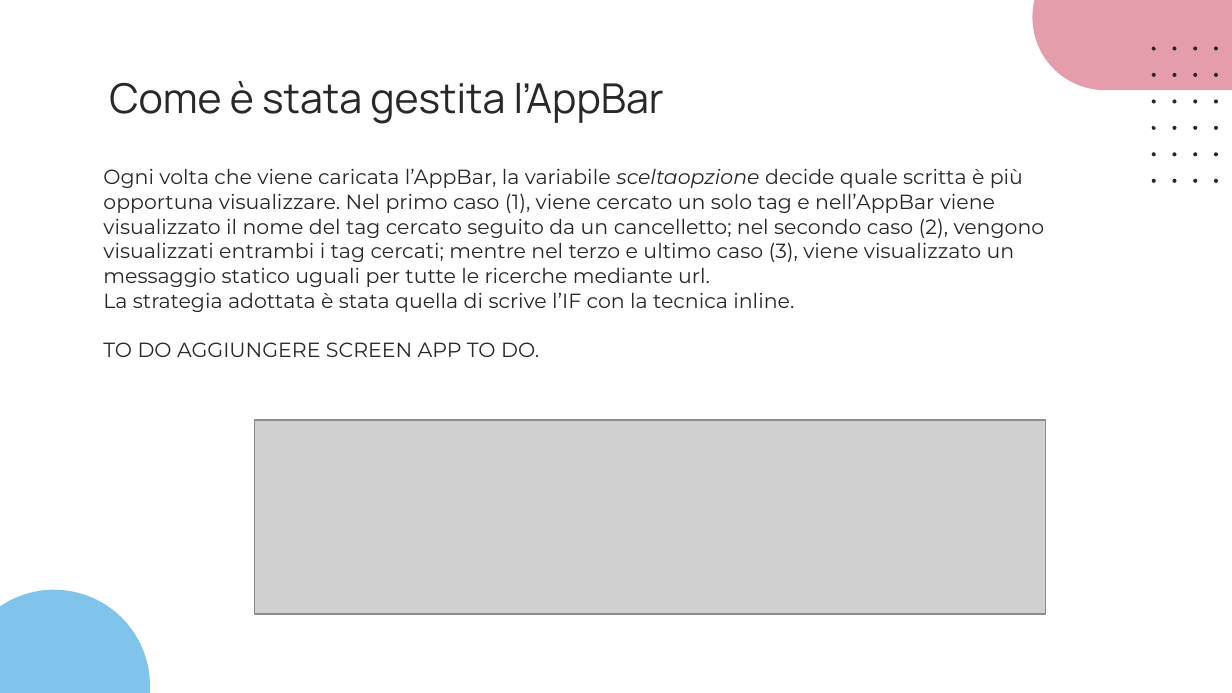
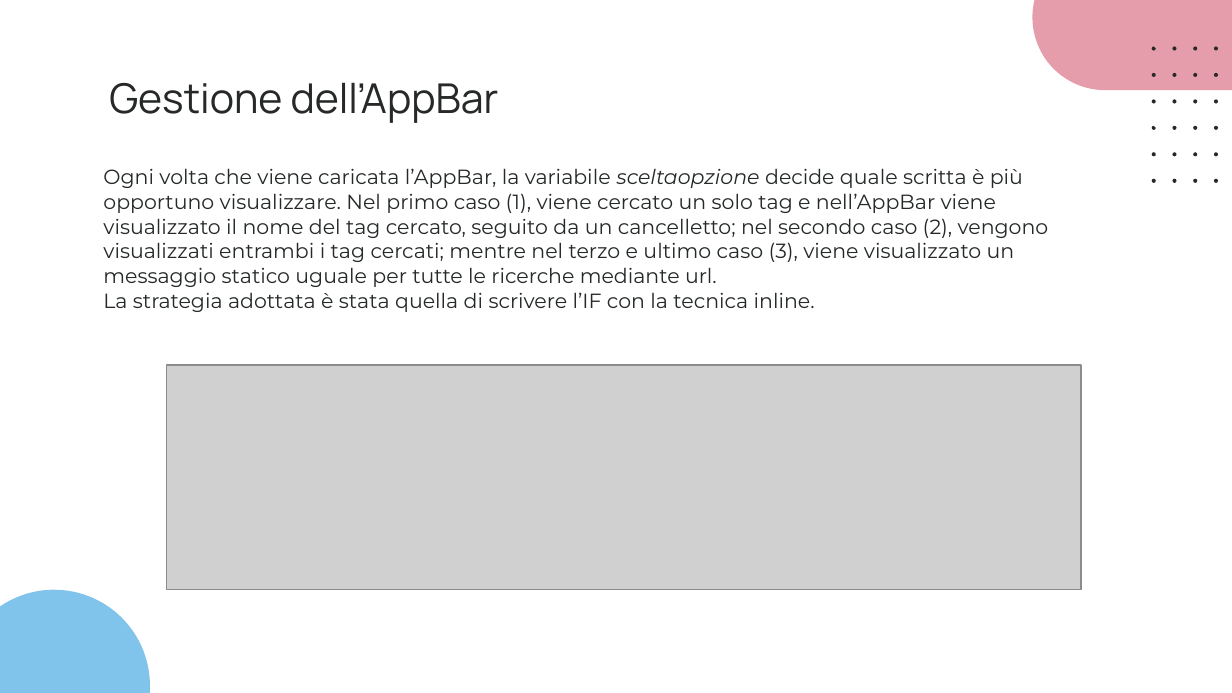
Before and after one commit to slocatelli30/CommuniTEDx, a slide deck: slide 52 of Progetto4.0/CommuniTEDx_4.0.pptx (slide 51 before the commit). Drawn at 1232x693 pixels with LibreOffice and Linux fonts; fonts in the diff are those of the drawing; grey boxes stand for pictures. Boxes give left, top, right and bottom in pixels: in the first picture for what was removed or moved away, otherwise in the second. Text is boxed around its words. In the diff, an @@ line names an element or a change of style, - is before the commit and + after.

```diff
--- a/Progetto4.0/CommuniTEDx_4.0.pptx
+++ b/Progetto4.0/CommuniTEDx_4.0.pptx
@@ title at box(109, 82, 499, 123): text changed @@
-Come è stata gestita l’AppBar
+Gestione dell’AppBar
@@ text at box(103, 168, 1049, 312): text changed @@
-Ogni volta che viene caricata l’AppBar, la variabile sceltaopzione decide quale scritta è più opportuna visualizzare. Nel primo caso (1), viene cercato un solo tag e nell’AppBar viene visualizzato il nome del tag cercato seguito da un cancelletto; nel secondo caso (2), vengono visualizzati entrambi i tag cercati; mentre nel terzo e ultimo caso (3), viene visualizzato un messaggio statico uguali per tutte le ricerche mediante url.
-La strategia adottata è stata quella di scrive l’IF con la tecnica inline.
-TO DO AGGIUNGERE SCREEN APP TO DO.
+Ogni volta che viene caricata l’AppBar, la variabile sceltaopzione decide quale scritta è più opportuno visualizzare. Nel primo caso (1), viene cercato un solo tag e nell’AppBar viene visualizzato il nome del tag cercato, seguito da un cancelletto; nel secondo caso (2), vengono visualizzati entrambi i tag cercati; mentre nel terzo e ultimo caso (3), viene visualizzato un messaggio statico uguale per tutte le ricerche mediante url.
+La strategia adottata è stata quella di scrivere l’IF con la tecnica inline.
@@ picture: place and size @@
-picture at box(254, 420, 1045, 615)
+picture at box(166, 365, 1082, 589)
```
Also in this commit, not shown: 7 other slides changed, 2 slides added, 1 other file.
